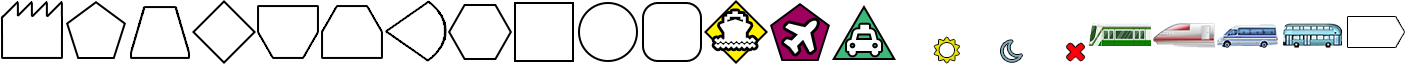
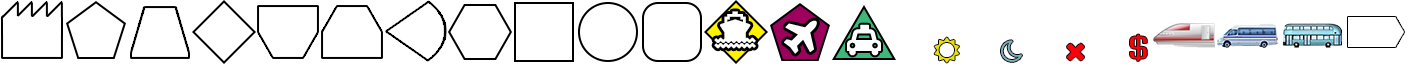
Revision of a layered 1408x64 image; what changed, layer by layer:
removed layer "Layer 9" over [1088, 23, 1152, 48]
added layer "$" over [1130, 34, 1147, 61]
